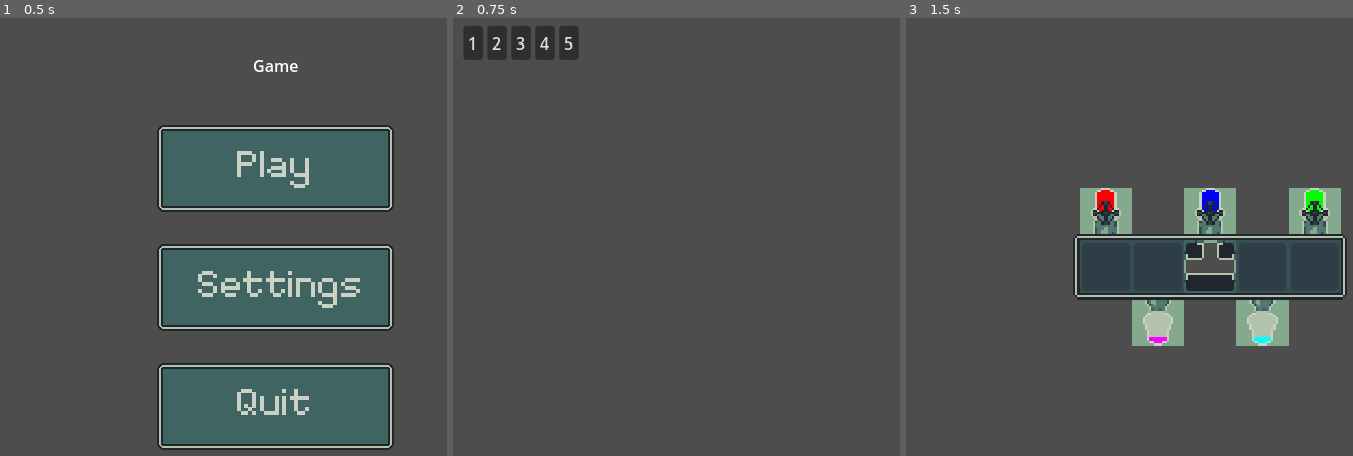
Above: before the commit, frames 1-3 (left to right).
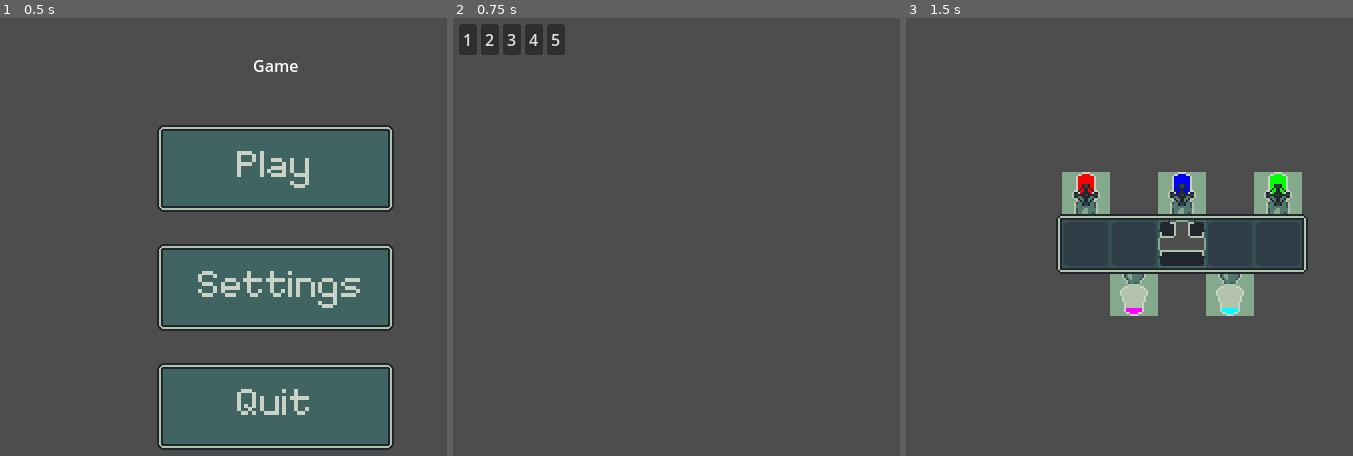
Above: after the commit, the same moments.

Repository: feargrinn/spacejam2024
Game: Godot game, scene res://node_2d.tscn
The game is run twice, just before and just after one commit, with the same random seed, the same clock (stepped at 60 frames per second) and the same inputs.
Inputs (mouse positions are in pixels of both pictures, inside the frame that each line leads up to):
- Up to frame 1 (0.5 s): no input
- Up to frame 2 (0.75 s): click (730, 166) at 0.5 s
- Up to frame 3 (1.5 s): click "1" at 1.25 s

Frame 1 is identical in both runs. In frame 2, 1.2% of the frame differs, in the area x 1-28%, y 1-10%; in frame 3, 16%, in the area x 33-99%, y 35-75%.

Commit message:
Remove the random scaling

Diff:
--- a/game.tscn
+++ b/game.tscn
@@ -3,7 +3,6 @@
 [ext_resource type="Script" path="res://game.gd" id="1_f0dd8"]
 
 [node name="Game" type="Node2D"]
-scale = Vector2(1.08821, 1.0947)
 script = ExtResource("1_f0dd8")
 
 [node name="LeverPicker" type="MarginContainer" parent="."]
